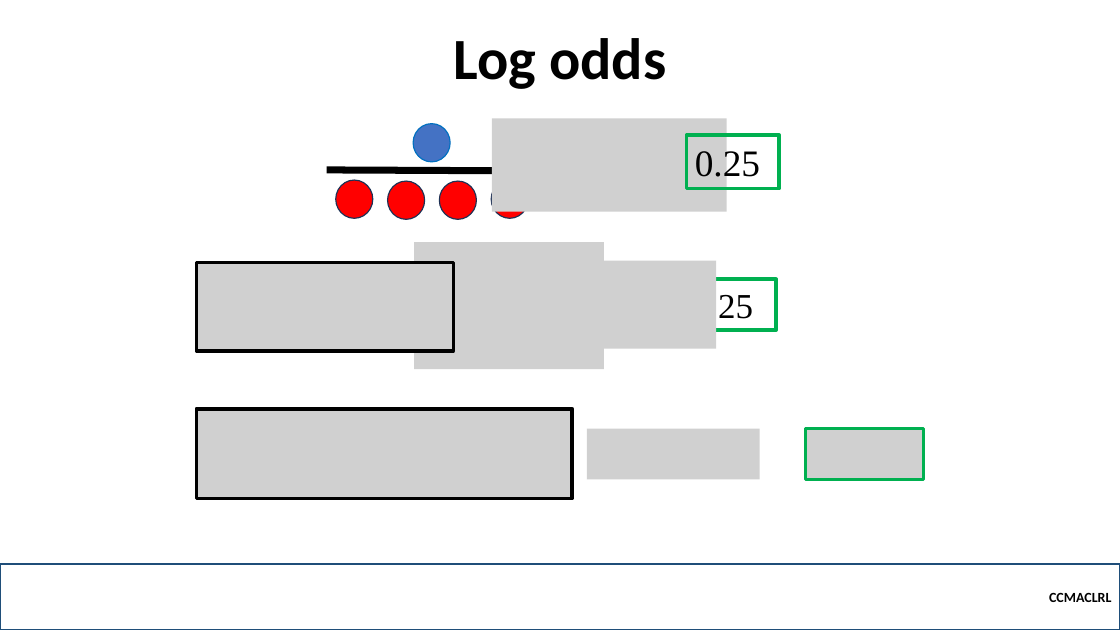
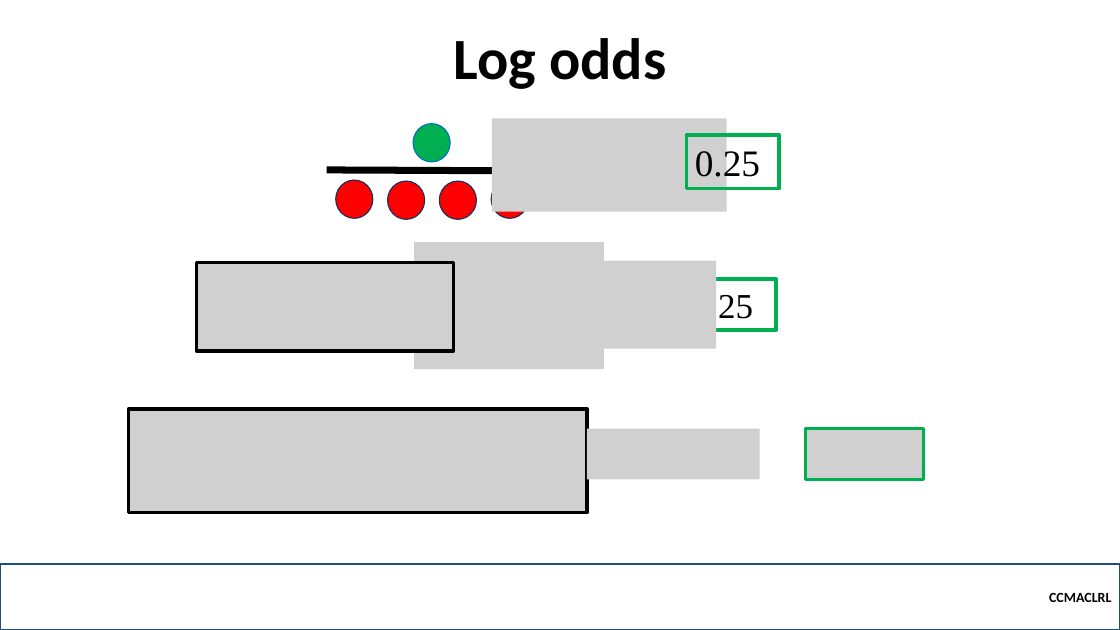
Before and after one commit to robitussin/CCMACLRL, a slide deck: slide 54 of 5 - Logistic Regression/Odds and Probability.pptx. Drawn at 1120x630 pixels with LibreOffice and Linux fonts; fonts in the diff are those of the drawing; grey boxes stand for pictures; background and template pictures are left out. Boxes give left, top, right and bottom in pixels: in the first picture for what was removed or moved away, otherwise in the second. Text is boxed around its words. In the diff, an @@ line names an element or a change of style, - is before the commit and + after.

Commit message:
Updated slides

```diff
--- a/5 - Logistic Regression/Odds and Probability.pptx
+++ b/5 - Logistic Regression/Odds and Probability.pptx
@@ ellipse at [413, 124, 450, 162]: fill #4472C4 to #00B050 @@
@@ picture: place and size @@
-picture at [197, 409, 572, 499]
+picture at [129, 409, 587, 513]
```
Also in this commit, not shown: 31 other slides changed, 1 other file.
